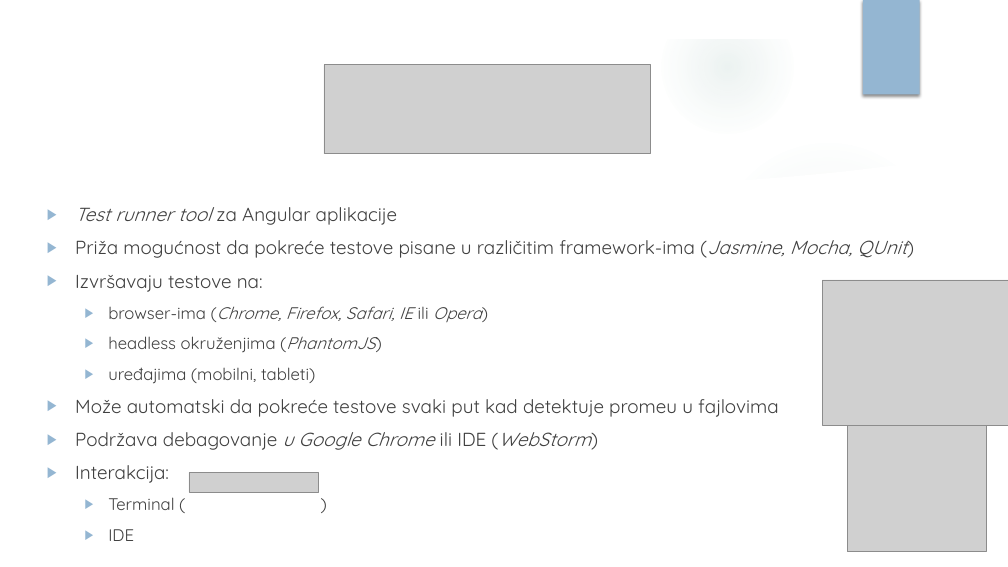
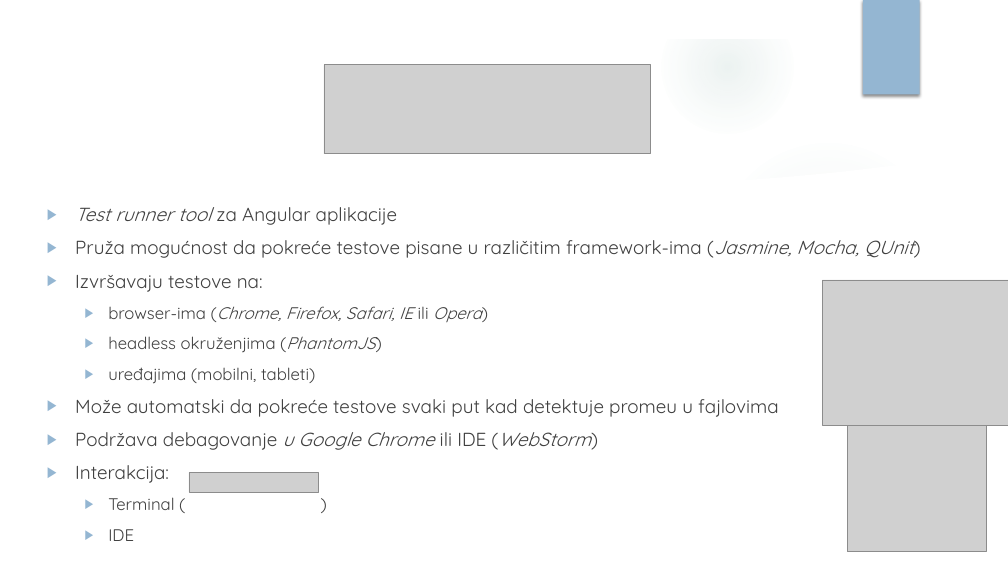
Before and after one commit to vhristov97/Prezentacija, a slide deck: slide 10 of UnitTestingFrameworks_VH_JN.pptx. Drawn at 1008x567 pixels with LibreOffice and Linux fonts; fonts in the diff are those of the drawing; grey boxes stand for pictures; background and template pictures are left out. Boxes give left, top, right and bottom in pixels: in the first picture for what was removed or moved away, otherwise in the second. Text is boxed around its words. In the diff, an @@ line names an element or a change of style, - is before the commit and + after.

Commit message:
Prezentacija: ispravka sitnih grešaka

```diff
--- a/UnitTestingFrameworks_VH_JN.pptx
+++ b/UnitTestingFrameworks_VH_JN.pptx
@@ text at [75, 240, 913, 258]: text changed @@
-▶ Priža mogućnost da pokreće testove pisane u različitim framework-ima (Jasmine, Mocha, QUnit)
+▶ Pruža mogućnost da pokreće testove pisane u različitim framework-ima (Jasmine, Mocha, QUnit)
```
